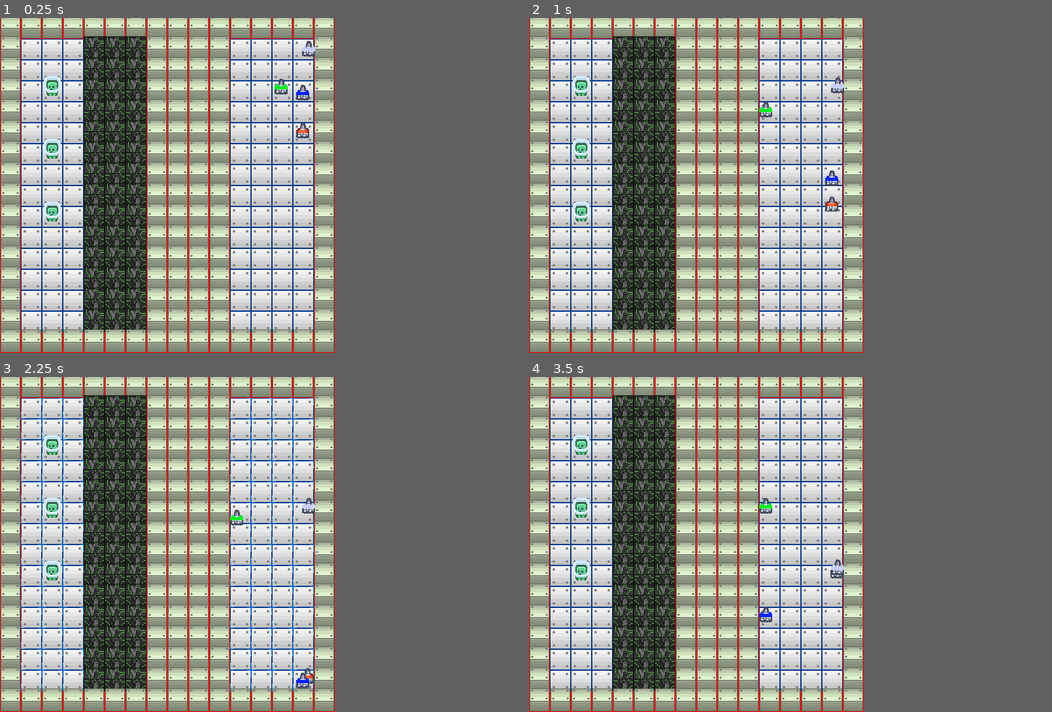
Above: before the commit, frames 1-4 (two rows, left to right).
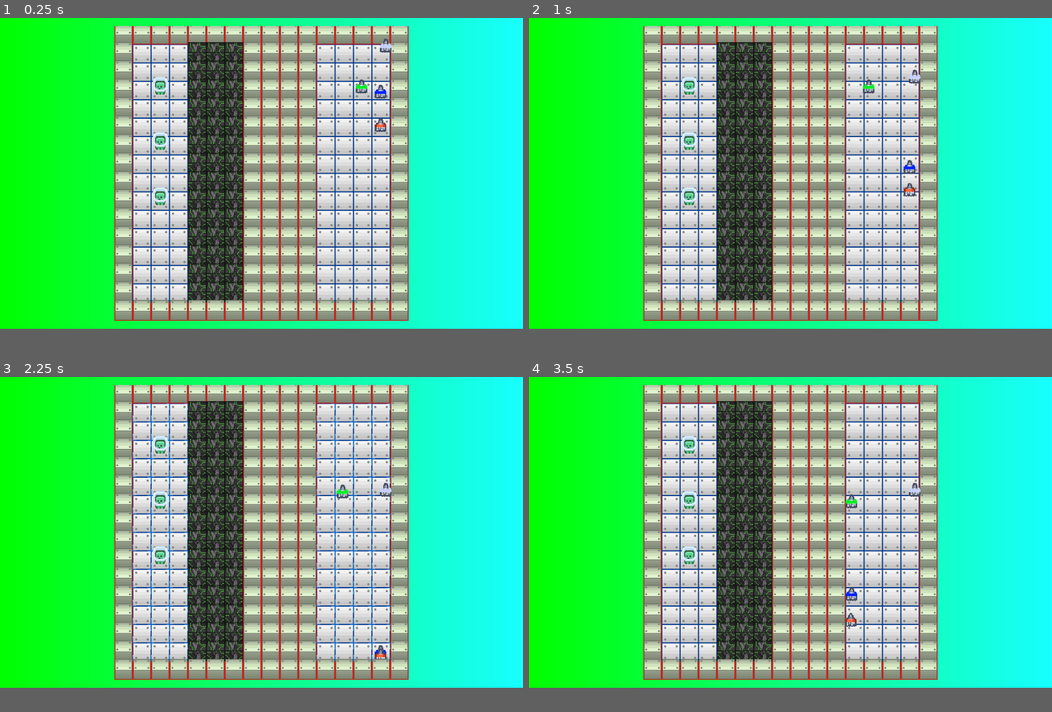
Above: after the commit, the same moments.

Repository: tofimega/Virtual-Bomber
Game: Godot game, scene res://scenes/UI/screen.tscn
The game is run twice, just before and just after one commit, with the same random seed, the same clock (stepped at 60 frames per second) and the same inputs. Before the commit the project starts from res://scenes/main/game_scene.tscn.
Inputs:
- Up to frame 1 (0.25 s): no input
- Up to frame 2 (1 s): no input
- Up to frame 3 (2.25 s): no input
- Up to frame 4 (3.5 s): no input
In our replay, the window is 512x512 before the commit and 800x475 after it. These sizes can differ from the game's own. Grey fills any space a smaller window leaves; there, only what the larger window draws over its background counts as a difference.

The runs differ from the first frame. In frame 1, 90% of the frame differs, in the area x 0-100%, y 0-100%; in frame 2, 90%; in frame 3, 90%; in frame 4, 90%.

Commit message:
started implementing UI system

Diff:
--- a/project.godot
+++ b/project.godot
@@ -11,7 +11,7 @@
 [application]
 
 config/name="java Bomberman port"
-run/main_scene="res://scenes/main/game_scene.tscn"
+run/main_scene="res://scenes/UI/screen.tscn"
 config/features=PackedStringArray("4.2", "Forward Plus")
 run/max_fps=60
 config/icon="res://icon.svg"
@@ -28,8 +28,8 @@
 
 [display]
 
-window/size/viewport_width=512
-window/size/viewport_height=512
+window/size/viewport_width=910
+window/size/viewport_height=540
 window/size/initial_position_type=2
 window/stretch/mode="viewport"
 window/stretch/scale_mode="integer"
--- /dev/null
+++ b/scenes/UI/screen.gd
@@ -0,0 +1,15 @@
+class_name Screen
+extends Control
+
+
+@onready var left = $MarginContainer/HBoxContainer/Left
+@onready var game_screen = $MarginContainer/HBoxContainer/SubViewportContainer/GameScreen
+@onready var right = $MarginContainer/HBoxContainer/Right
+
+var starting_scene: PackedScene=preload("res://scenes/main/game_scene.tscn")
+
+func _ready()->void:
+
+	if starting_scene!=null:
+		var scene=starting_scene.instantiate()
+		game_screen.add_child.call_deferred(scene)
--- /dev/null
+++ b/scenes/UI/screen.tscn
@@ -0,0 +1,60 @@
+[gd_scene load_steps=5 format=3 uid="uid://dprp0wf7mpr1h"]
+
+[ext_resource type="Script" path="res://scenes/UI/screen.gd" id="1_j3wy4"]
+
+[sub_resource type="Gradient" id="Gradient_1w3ao"]
+colors = PackedColorArray(0, 1, 0, 1, 0.0901961, 1, 1, 1)
+
+[sub_resource type="GradientTexture1D" id="GradientTexture1D_7bk1k"]
+gradient = SubResource("Gradient_1w3ao")
+
+[sub_resource type="StyleBoxTexture" id="StyleBoxTexture_m3n5j"]
+texture = SubResource("GradientTexture1D_7bk1k")
+
+[node name="Screen" type="Control"]
+layout_mode = 3
+anchors_preset = 15
+anchor_right = 1.0
+anchor_bottom = 1.0
+grow_horizontal = 2
+grow_vertical = 2
+script = ExtResource("1_j3wy4")
+
+[node name="Panel" type="Panel" parent="."]
+layout_mode = 1
+anchors_preset = 15
+anchor_right = 1.0
+anchor_bottom = 1.0
+grow_horizontal = 2
+grow_vertical = 2
+theme_override_styles/panel = SubResource("StyleBoxTexture_m3n5j")
+
+[node name="MarginContainer" type="MarginContainer" parent="."]
+layout_mode = 1
+anchors_preset = 15
+anchor_right = 1.0
+anchor_bottom = 1.0
+grow_horizontal = 2
+grow_vertical = 2
+theme_override_constants/margin_left = 10
+theme_override_constants/margin_top = 14
+theme_override_constants/margin_right = 10
+theme_override_constants/margin_bottom = 14
+
+[node name="HBoxContainer" type="HBoxContainer" parent="MarginContainer"]
+layout_mode = 2
+alignment = 1
+
+[node name="Left" type="Container" parent="MarginContainer/HBoxContainer"]
+layout_mode = 2
+
+[node name="SubViewportContainer" type="SubViewportContainer" parent="MarginContainer/HBoxContainer"]
+layout_mode = 2
+
+[node name="GameScreen" type="SubViewport" parent="MarginContainer/HBoxContainer/SubViewportContainer" groups=["main_viewport"]]
+handle_input_locally = false
+canvas_item_default_texture_filter = 0
+render_target_update_mode = 4
+
+[node name="Right" type="Container" parent="MarginContainer/HBoxContainer"]
+layout_mode = 2
--- a/scenes/actors/enemy/base_enemy/base_enemy.gd
+++ b/scenes/actors/enemy/base_enemy/base_enemy.gd
@@ -2,15 +2,16 @@
 extends CharacterBody2D
 
 @onready var collision_shape_2d = $CollisionShape2D
+@onready var hurt_box = $HurtBox
 
 @onready var timer = $Timer
 @export var speed: int=150
 
 var current_dir: Vector2
 
-
-
 func _ready():
+	hurt_box.area_entered.connect(kill)
+	hurt_box.body_entered.connect(kill)
 	timer.timeout.connect(turn)
 	timer.start(randf_range(1,5))
 	choose_direction()
@@ -45,3 +46,9 @@
 	choose_direction()
 	timer.start(randf_range(1,5))
 	turning=false
+
+
+
+
+func kill(a)->void:
+	queue_free()
--- a/scenes/actors/enemy/base_enemy/base_enemy.tscn
+++ b/scenes/actors/enemy/base_enemy/base_enemy.tscn
@@ -8,6 +8,9 @@
 size = Vector2(15, 12)
 
 [sub_resource type="RectangleShape2D" id="RectangleShape2D_2o5rx"]
+size = Vector2(15, 12)
+
+[sub_resource type="RectangleShape2D" id="RectangleShape2D_0snie"]
 size = Vector2(15, 12)
 
 [node name="BaseEnemy" type="CharacterBody2D"]
@@ -37,3 +40,14 @@
 [node name="CollisionShape2D2" type="CollisionShape2D" parent="BombIgnorer"]
 position = Vector2(-0.5, -1)
 shape = SubResource("RectangleShape2D_2o5rx")
+
+[node name="HurtBox" type="Area2D" parent="."]
+collision_layer = 0
+collision_mask = 128
+
+[node name="CollisionShape2D" type="CollisionShape2D" parent="HurtBox"]
+position = Vector2(-0.5, -1)
+shape = SubResource("RectangleShape2D_0snie")
+
+[connection signal="area_entered" from="HurtBox" to="." method="_on_hurt_box_area_entered"]
+[connection signal="body_entered" from="HurtBox" to="." method="_on_hurt_box_body_entered"]
--- a/scenes/actors/enemy/chaser_enemy/chaser_enemy.gd
+++ b/scenes/actors/enemy/chaser_enemy/chaser_enemy.gd
@@ -2,6 +2,8 @@
 extends SmartEnemy
 
 func _ready()->void:
+	hurt_box.area_entered.connect(kill)
+	hurt_box.body_entered.connect(kill)
 	speed=150
 
 
--- a/scenes/actors/enemy/smart_enemy/smart_enemy.gd
+++ b/scenes/actors/enemy/smart_enemy/smart_enemy.gd
@@ -61,7 +61,7 @@
 
 
 func check(dir: Vector2)->bool:
-	var space: PhysicsDirectSpaceState2D=get_node("/root/GameScene").get_world_2d().get_direct_space_state()
+	var space: PhysicsDirectSpaceState2D=GlobalAccess.get_scene().get_world_2d().get_direct_space_state()
 	var params: PhysicsPointQueryParameters2D=PhysicsPointQueryParameters2D.new()
 	params.collision_mask=collision_mask
 
@@ -75,6 +75,8 @@
 
 
 func _ready()->void:
+	hurt_box.area_entered.connect(kill)
+	hurt_box.body_entered.connect(kill)
 	speed=175
 	super.choose_direction()
 
--- a/scenes/actors/enemy/smart_enemy/smart_enemy.tscn
+++ b/scenes/actors/enemy/smart_enemy/smart_enemy.tscn
@@ -7,6 +7,7 @@
 [node name="SmartEnemy" instance=ExtResource("1_x3ye2")]
 collision_mask = 47
 script = ExtResource("2_jnrpo")
+speed = null
 
 [node name="Sprite2D" parent="." index="1"]
 scale = Vector2(1, 1)
--- a/scenes/actors/powerup/powerup_sprite.gd
+++ b/scenes/actors/powerup/powerup_sprite.gd
@@ -8,4 +8,5 @@
 
 
 func _on_animation_finished():
+	set_frame_and_progress(0,0)
 	timer.start(cooldown)
--- a/scenes/actors/powerup/range/range_powerup.tscn
+++ b/scenes/actors/powerup/range/range_powerup.tscn
@@ -189,7 +189,7 @@
 }],
 "loop": false,
 "name": &"default",
-"speed": 50.0
+"speed": 40.0
 }]
 
 [node name="RangePowerup" instance=ExtResource("1_51y4o")]
--- a/scenes/state_machines/state.gd
+++ b/scenes/state_machines/state.gd
@@ -1,8 +1,8 @@
 class_name State
 extends Node
 
-@export var machine: StateMachine
 
+signal switch_to(new_state: State)
 
 func _process(delta):
 	_check_switch_conditions()
--- a/scenes/state_machines/state_machine.gd
+++ b/scenes/state_machines/state_machine.gd
@@ -2,7 +2,7 @@
 extends Node
 
 @export var initial_state: State
-@export var states: Array[State]
+@export var extra_states: Array[State]
 
 
 var current_state: State
@@ -12,6 +12,10 @@
 	get_parent().ready.connect(start)
 
 func start()->void:
+	var c=get_children()
+
+
+
 	switch_state(initial_state)
 
 func switch_state(new_state: State)->void:
--- a/scripts/globals/global_access.gd
+++ b/scripts/globals/global_access.gd
@@ -32,6 +32,37 @@
 	}
 
 #region node connections
+
+
+func replace_left_scene(new: PackedScene)->void:
+	if new.can_instantiate():
+		var left=get_node("/root/Screen").left
+		left.get_children()[0].queue_free()
+		left.add_child.call_deferred(new)
+
+
+
+func replace_right_scene(new: PackedScene)->void:
+	if new.can_instantiate():
+		var left=get_node("/root/Screen").right
+		left.get_children()[0].queue_free()
+		left.add_child.call_deferred(new)
+
+
+func replace_game_scene(new: PackedScene)->void:
+	if new.can_instantiate():
+		var viewport: SubViewport=get_tree().get_first_node_in_group("main_viewport")
+
+		viewport.get_children()[0].queue_free()
+		viewport.add_child.call_deferred(new.instantiate())
+
+
+func get_main_viewport()->SubViewport:
+	return get_tree().get_first_node_in_group("main_viewport")
+
+func get_scene()->Node:
+	return get_tree().get_first_node_in_group("main_viewport").get_children()[0]
+
 func get_actor_container()->Node2D:
 	return get_tree().get_first_node_in_group("Actor Container")
 
Binary file added: UI plans/Gameplay/Gameplay new + measurements.png
Binary file added: UI plans/Gameplay/player icon.png
Binary file added: UI plans/Gameplay/player tag new.png
Not shown: 1 places in scenes/actors/enemy/base_enemy/base_enemy.tscn that only renumber resources
Not shown, changed: UI plans/Gameplay/Gameplay.drawio
Not shown, added: UI plans/Gameplay/ui structure.drawio
